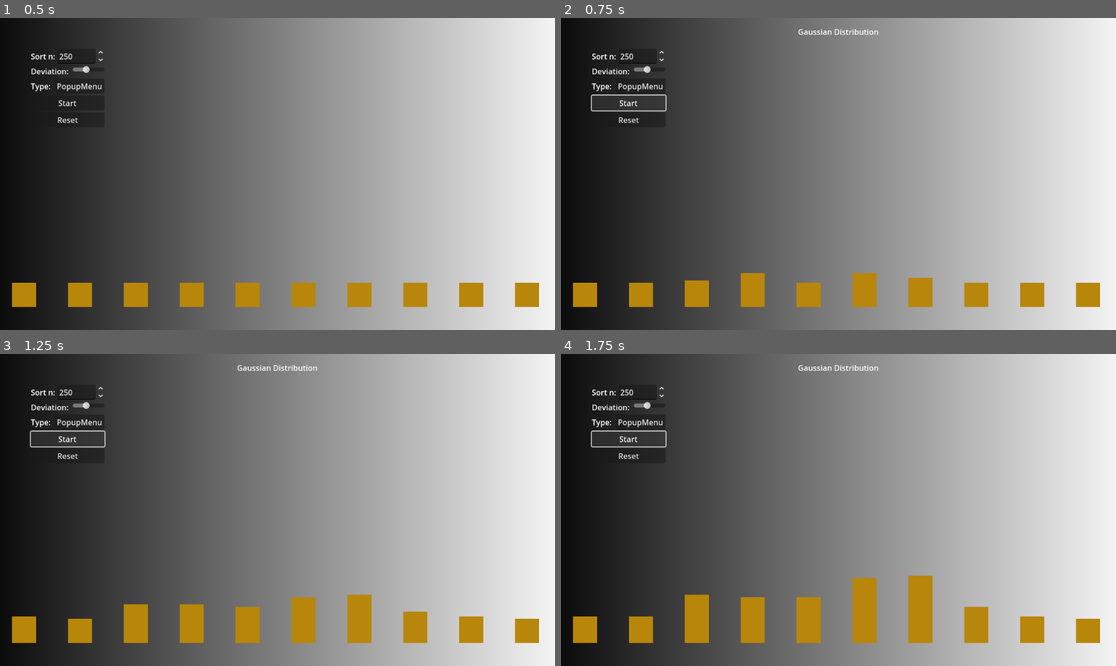
Above: before the commit, frames 1-4 (two rows, left to right).
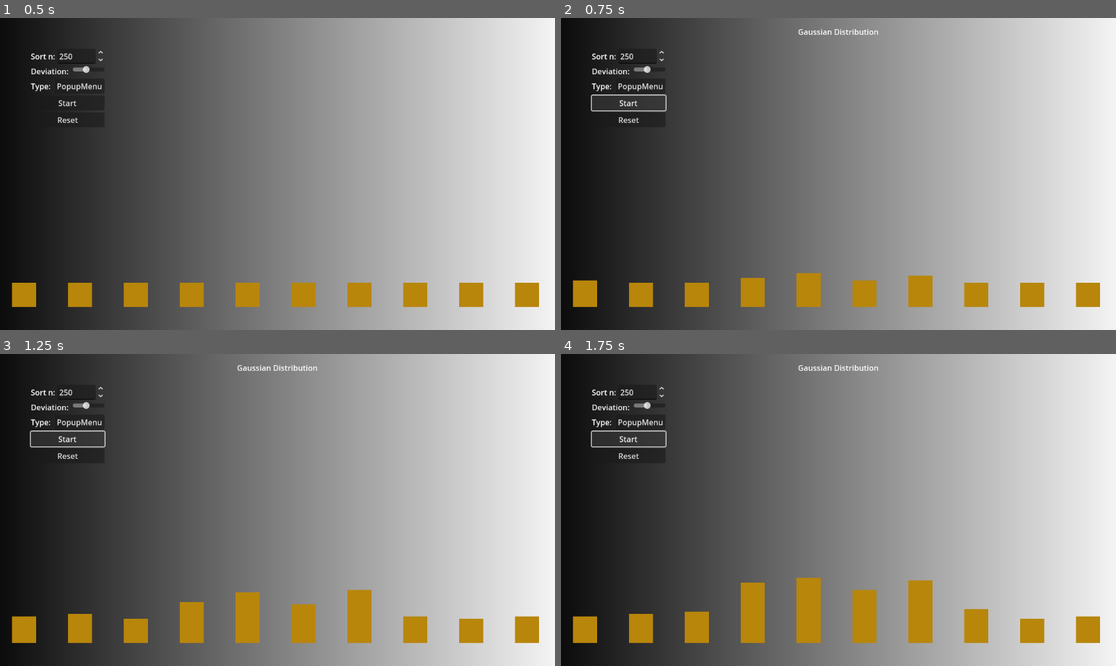
Above: after the commit, the same moments.

Repository: snymo/natureofcode
Game: Godot game, scene res://Examples/0_3/0_3_normal_distribution.tscn
Two runs of this game, one before a commit and one after it. Both use one fixed random seed, a clock stepped at 60 frames per second and the inputs below. This scene is started directly instead of the project's main scene.
Inputs:
- Up to frame 1 (0.5 s): no input
- Up to frame 2 (0.75 s): click "Start" at 0.5 s
- Up to frame 3 (1.25 s): no input
- Up to frame 4 (1.75 s): click "Start" at 1.25 s

Frame 1 is identical in both runs. In frame 2, 0.4% of the frame differs, in the area x 2-67%, y 81-85%; in frame 3, 0.9%; in frame 4, 1.1%, in the area x 12-98%, y 70-85%.

Commit message:
Changed name convention
New name convention:
--> x_y_ExampleName
F.ex. 1_4_MultiplyingVector is project/example 4 from chapter 1 of Nature of Code.

Diff:
--- a/Examples/0_1/0_1_random_walk.tscn
+++ b/Examples/0_1/0_1_random_walk.tscn
@@ -3,7 +3,7 @@
 [ext_resource type="Script" uid="uid://cy2pod8pdko2y" path="res://Examples/0_1/0_1_random_walk.gd" id="1_bbwkj"]
 [ext_resource type="Script" uid="uid://c66r4pgt4piil" path="res://Examples/0_1/camera_2d.gd" id="2_gj5xd"]
 
-[node name="01RandomWalk" type="Node2D"]
+[node name="0_1_RandomWalk" type="Node2D"]
 script = ExtResource("1_bbwkj")
 
 [node name="Camera2D" type="Camera2D" parent="."]
--- a/Examples/0_1_1/0_1_1_random_walk.tscn
+++ b/Examples/0_1_1/0_1_1_random_walk.tscn
@@ -3,7 +3,7 @@
 [ext_resource type="Script" uid="uid://cggb5mfs1lsxt" path="res://Examples/0_1_1/0_1_1_random_walk.gd" id="1_ica6t"]
 [ext_resource type="Script" uid="uid://c66r4pgt4piil" path="res://Examples/0_1/camera_2d.gd" id="2_krus0"]
 
-[node name="011RandomWalk" type="Node2D"]
+[node name="0_1_1_RandomWalk" type="Node2D"]
 script = ExtResource("1_ica6t")
 
 [node name="Camera2D" type="Camera2D" parent="."]
--- a/Examples/0_3/0_3_normal_distribution.tscn
+++ b/Examples/0_3/0_3_normal_distribution.tscn
@@ -8,7 +8,7 @@
 [sub_resource type="GradientTexture1D" id="GradientTexture1D_vg2sk"]
 gradient = SubResource("Gradient_xw46v")
 
-[node name="03NormalDistribution" type="Node2D"]
+[node name="0_3_NormalDistribution" type="Node2D"]
 script = ExtResource("1_rtjd1")
 
 [node name="Camera2D" type="Camera2D" parent="."]
--- a/Examples/0_4/0_4_perlin_noise.tscn
+++ b/Examples/0_4/0_4_perlin_noise.tscn
@@ -2,7 +2,7 @@
 
 [ext_resource type="Script" uid="uid://f3ts36r7ehv3" path="res://Examples/0_4/0_4_perlin_noise.gd" id="1_wqxuq"]
 
-[node name="04PerlinNoise" type="Node2D"]
+[node name="0_4_PerlinNoise" type="Node2D"]
 script = ExtResource("1_wqxuq")
 
 [node name="RandomRangeStart" type="Marker2D" parent="."]
--- a/Examples/1_2/1_2_3_bouncing_ball_3d.tscn
+++ b/Examples/1_2/1_2_3_bouncing_ball_3d.tscn
@@ -16,7 +16,7 @@
 flip_faces = true
 size = Vector3(20.525, 20.325, 20.325)
 
-[node name="1_2_BouncingBall3D" type="Node3D"]
+[node name="1_2_3_BouncingBall3D" type="Node3D"]
 script = ExtResource("1_cog7a")
 
 [node name="Camera3D" type="Camera3D" parent="."]
--- /dev/null
+++ b/Examples/1_4/1_4_multiplying_vector.tscn
@@ -0,0 +1,3 @@
+[gd_scene format=3 uid="uid://bkop4xjthkvh0"]
+
+[node name="1_4_MultiplyingVector" type="Node2D"]
